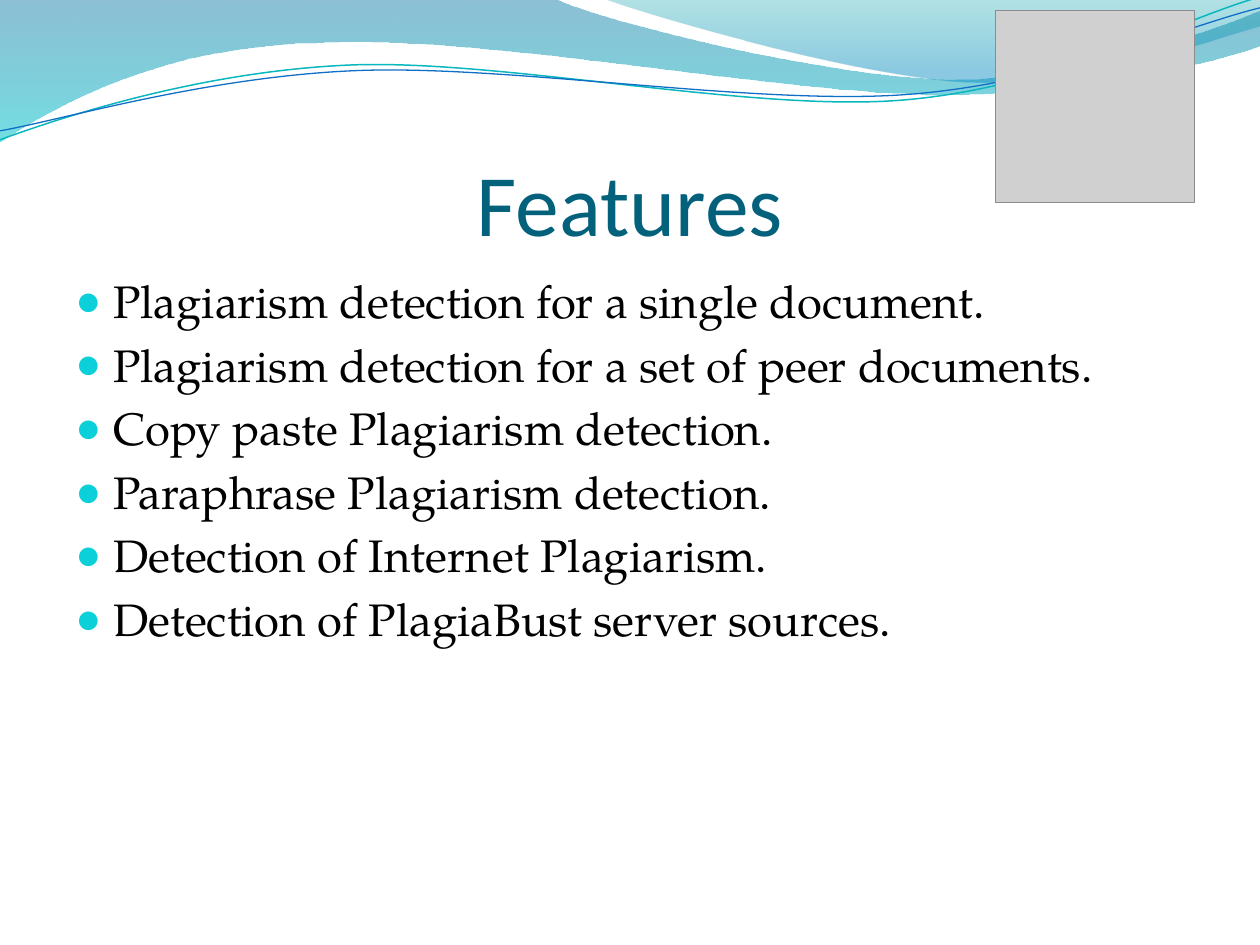
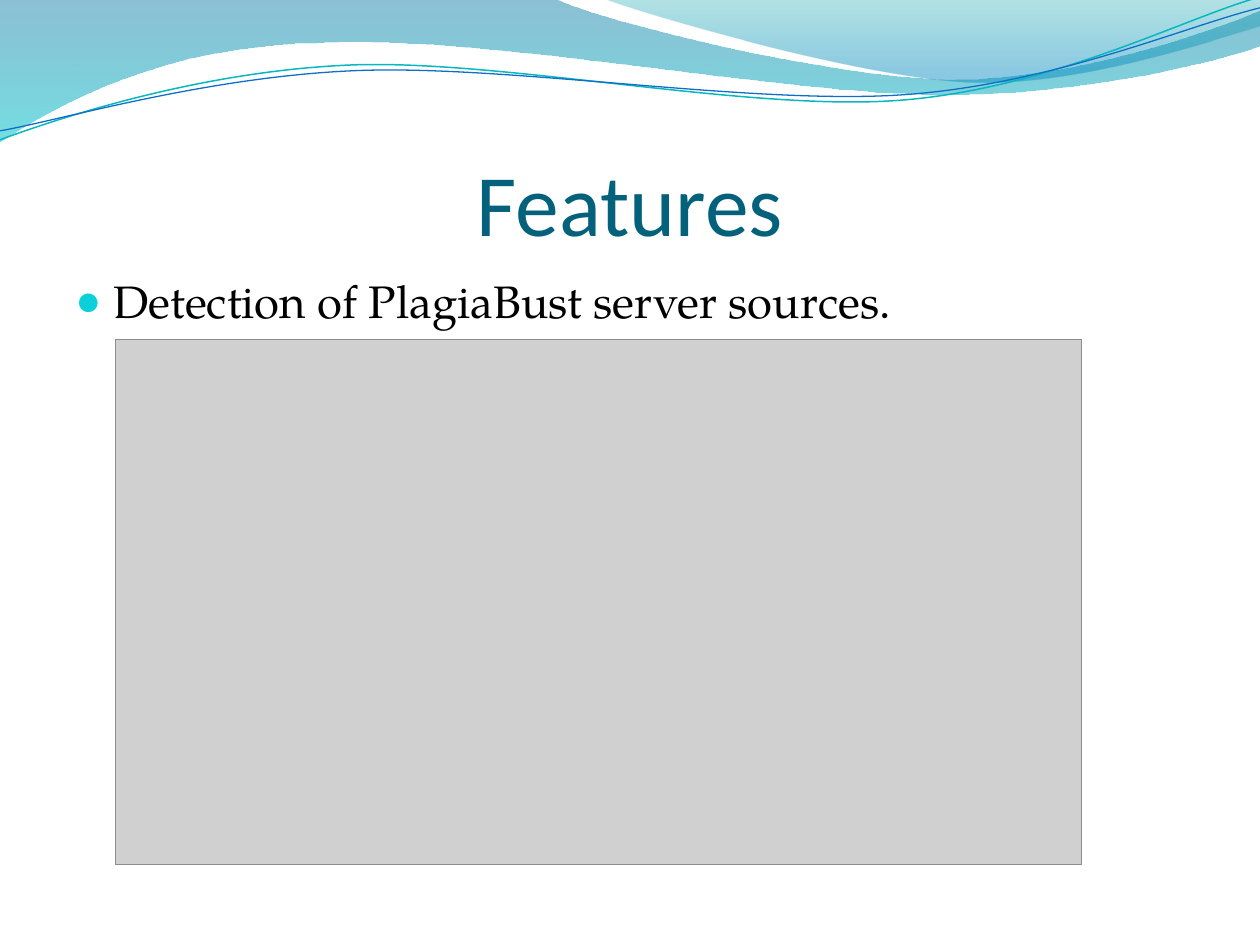
Before and after one commit to rohan501206/project-plagiabust, a slide deck: slide 9 of project docs/Final Presentation.pptx (slide 6 before the commit). Drawn at 1260x945 pixels with LibreOffice and Linux fonts; fonts in the diff are those of the drawing; grey boxes stand for pictures; background and template pictures are left out. Boxes give left, top, right and bottom in pixels: in the first picture for what was removed or moved away, otherwise in the second. Text is boxed around its words. In the diff, an @@ line names an element or a change of style, - is before the commit and + after.

```diff
--- a/project docs/Final Presentation.pptx
+++ b/project docs/Final Presentation.pptx
@@ picture removed at [995,10,1194,202] @@
@@ text at [113,284,1092,585]: paragraphs removed @@
-● Plagiarism detection for a single document.
-● Plagiarism detection for a set of peer documents.
-● Copy paste Plagiarism detection.
-● Paraphrase Plagiarism detection.
-● Detection of Internet Plagiarism.
@@ picture added at [116,340,1082,866] @@
```
Also in this commit, not shown: 24 other slides changed, 14 slides added, 8 slides removed.
